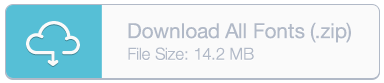
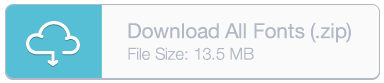
Layer changes from the first 384px x 83px image to the second:
renamed "File Size: 14.2 MB" to "File Size: 13.5 MB", painted on it over [202, 47, 225, 60]
